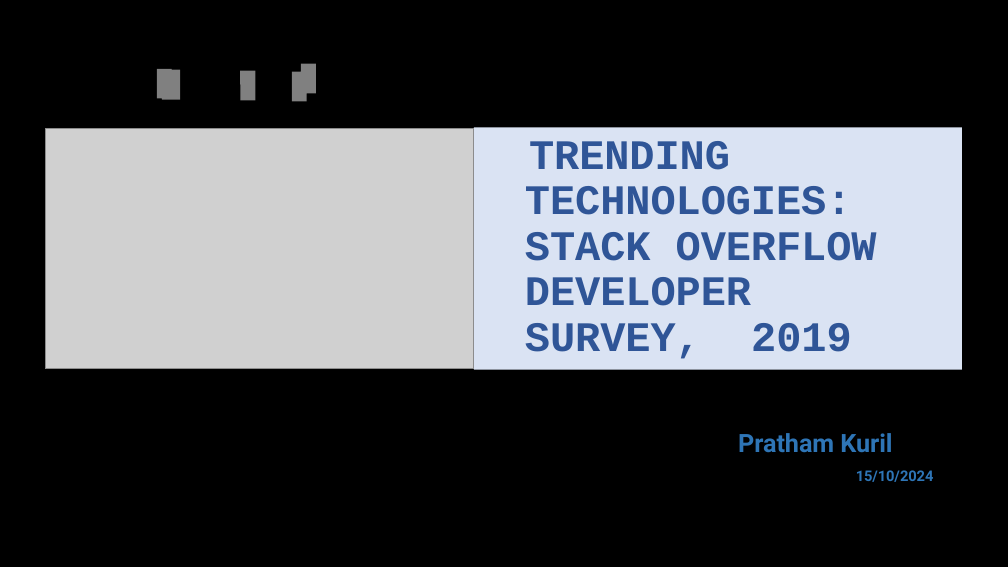
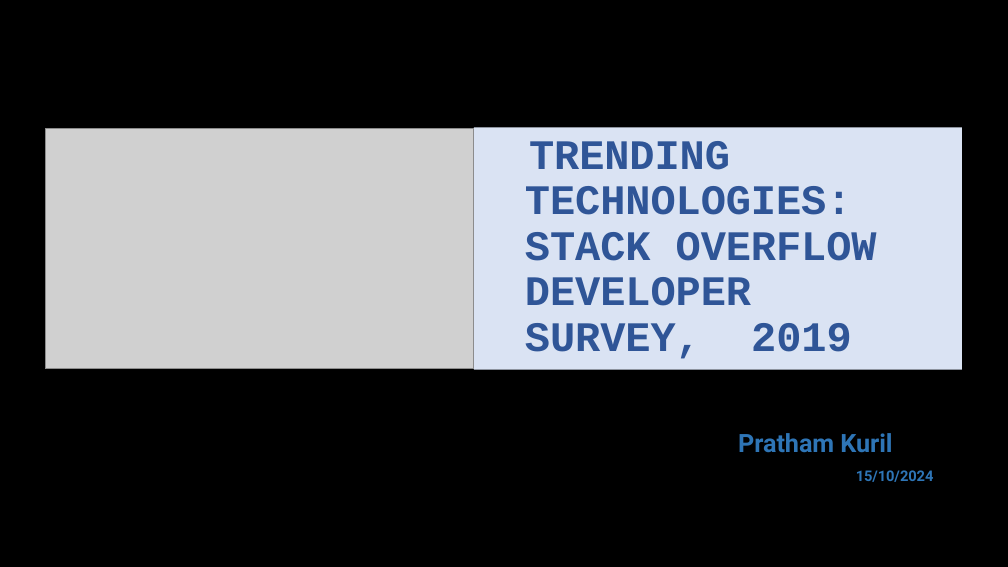
Before and after one commit to prathamkuril/ibm-data-analyst-capstone-project, a slide deck: slide 1 of Final_Presentation/IBM_Data_Analyst_Capstone_Project_Final_Presentation.pptx. Drawn at 1008x567 pixels with LibreOffice and Linux fonts; fonts in the diff are those of the drawing; grey boxes stand for pictures. Boxes give left, top, right and bottom in pixels: in the first picture for what was removed or moved away, otherwise in the second. Text is boxed around its words. In the diff, an @@ line names an element or a change of style, - is before the commit and + after.

```diff
--- a/Final_Presentation/IBM_Data_Analyst_Capstone_Project_Final_Presentation.pptx
+++ b/Final_Presentation/IBM_Data_Analyst_Capstone_Project_Final_Presentation.pptx
@@ freeform shape removed at [157,69,180,100] @@
@@ freeform shape removed at [240,71,256,101] @@
@@ freeform shape removed at [292,64,316,101] @@
```
Also in this commit, not shown: 1 other slide changed.
